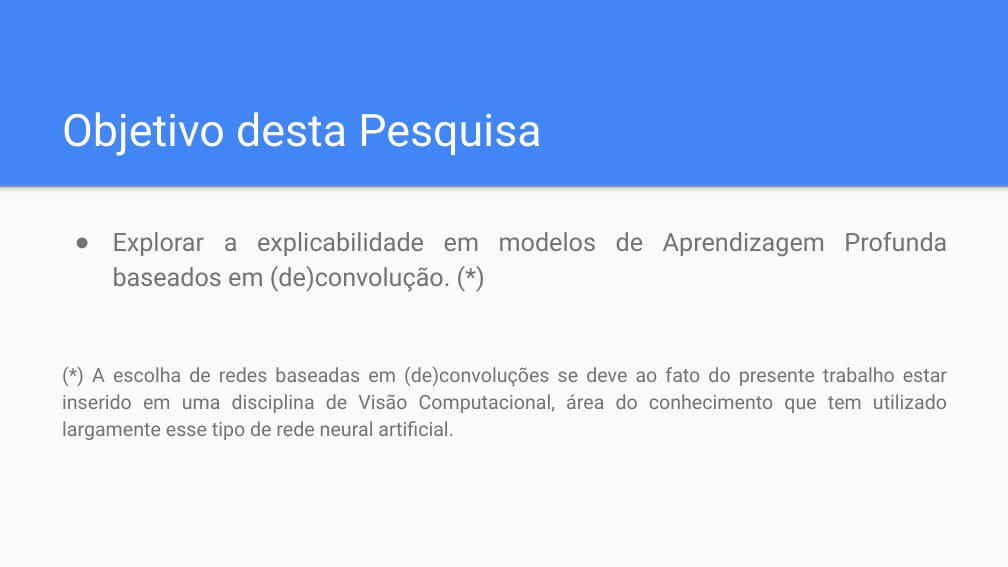
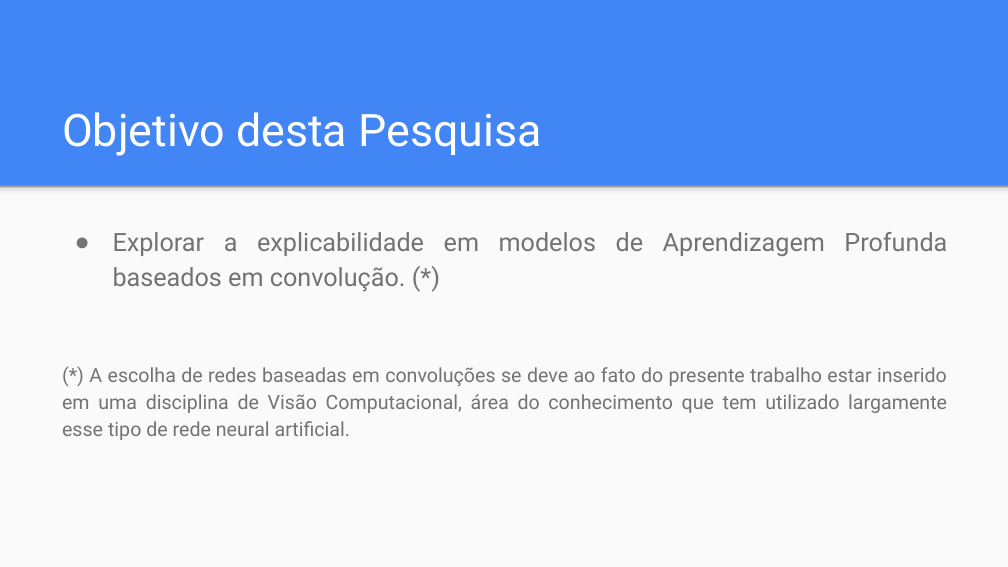
Before and after one commit to danieldasilvacosta/pucrio--vc--trabalhos--2022.2, a slide deck: slide 3 of Trabalho Final - Daniel da Silva Costa/Trabalho Final - Daniel da Silva Costa.pptx. Drawn at 1008x567 pixels with LibreOffice and Linux fonts; fonts in the diff are those of the drawing. Boxes give left, top, right and bottom in pixels: in the first picture for what was removed or moved away, otherwise in the second. Text is boxed around its words. In the diff, an @@ line names an element or a change of style, - is before the commit and + after.

```diff
--- a/Trabalho Final - Daniel da Silva Costa/Trabalho Final - Daniel da Silva Costa.pptx
+++ b/Trabalho Final - Daniel da Silva Costa/Trabalho Final - Daniel da Silva Costa.pptx
@@ text at [62, 232, 947, 440]: text changed @@
-● Explorar a explicabilidade em modelos de Aprendizagem Profunda baseados em (de)convolução. (*)
-(*) A escolha de redes baseadas em (de)convoluções se deve ao fato do presente trabalho estar inserido em uma disciplina de Visão Computacional, área do conhecimento que tem utilizado largamente esse tipo de rede neural artificial.
+● Explorar a explicabilidade em modelos de Aprendizagem Profunda baseados em convolução. (*)
+(*) A escolha de redes baseadas em convoluções se deve ao fato do presente trabalho estar inserido em uma disciplina de Visão Computacional, área do conhecimento que tem utilizado largamente esse tipo de rede neural artificial.
```
Also in this commit, not shown: 4 other slides changed, 9 slides added, 2 other files.
